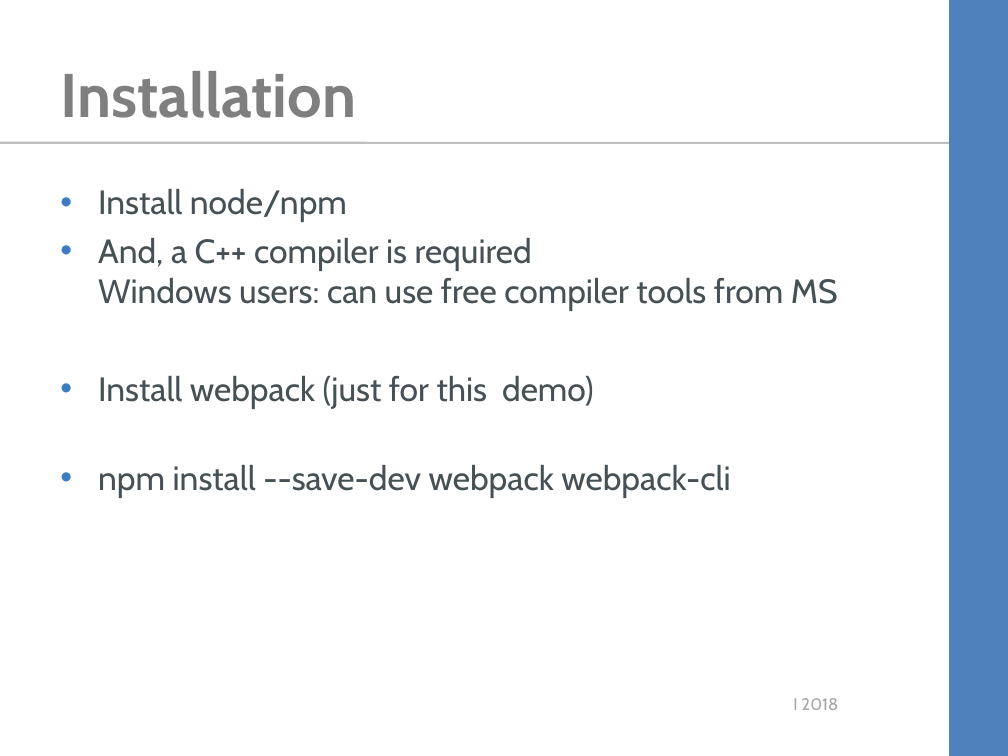
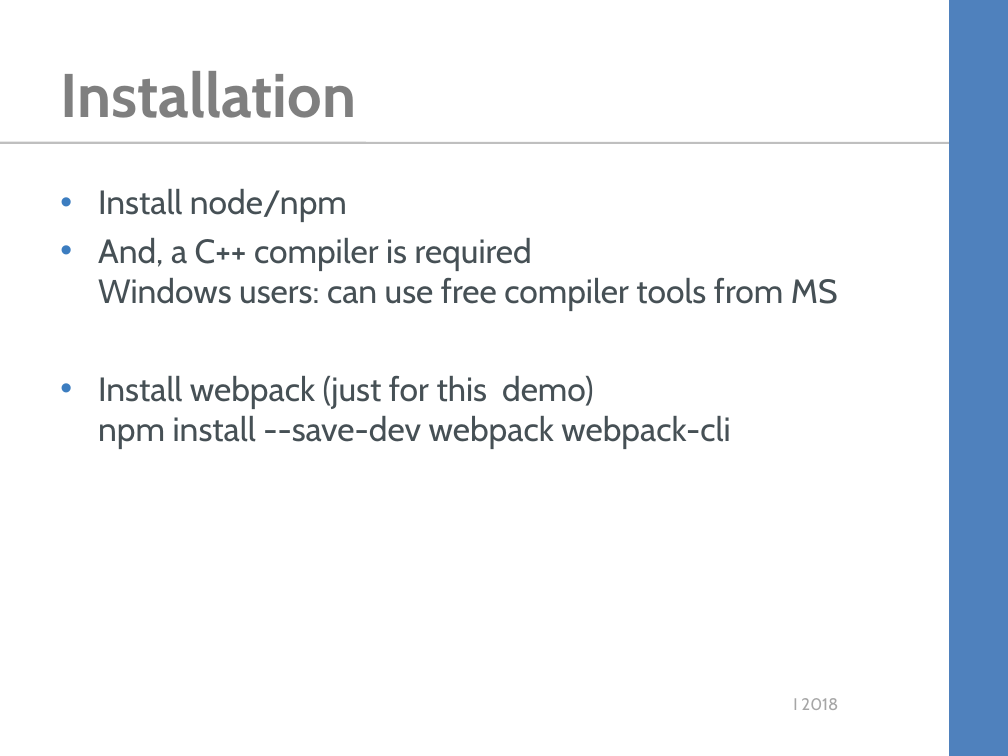
Before and after one commit to kimtuck/WebAssembly, a slide deck: slide 19 of webassembly.ppt. Drawn at 1008x756 pixels with LibreOffice and Linux fonts; fonts in the diff are those of the drawing; background and template pictures are left out. Boxes give left, top, right and bottom in pixels: in the first picture for what was removed or moved away, otherwise in the second. Text is boxed around its words. In the diff, an @@ line names an element or a change of style, - is before the commit and + after.

```diff
--- a/webassembly.ppt
+++ b/webassembly.ppt
@@ text at (x1=98, y1=376, x2=730, y2=449): text changed @@
-• Install webpack (just for this demo)
-• npm install --save-dev webpack webpack-cli
+• Install webpack (just for this demo)
+  npm install --save-dev webpack webpack-cli
```
Also in this commit, not shown: 6 other slides changed, 5 slides added, 1 slide removed, 6 other files.
